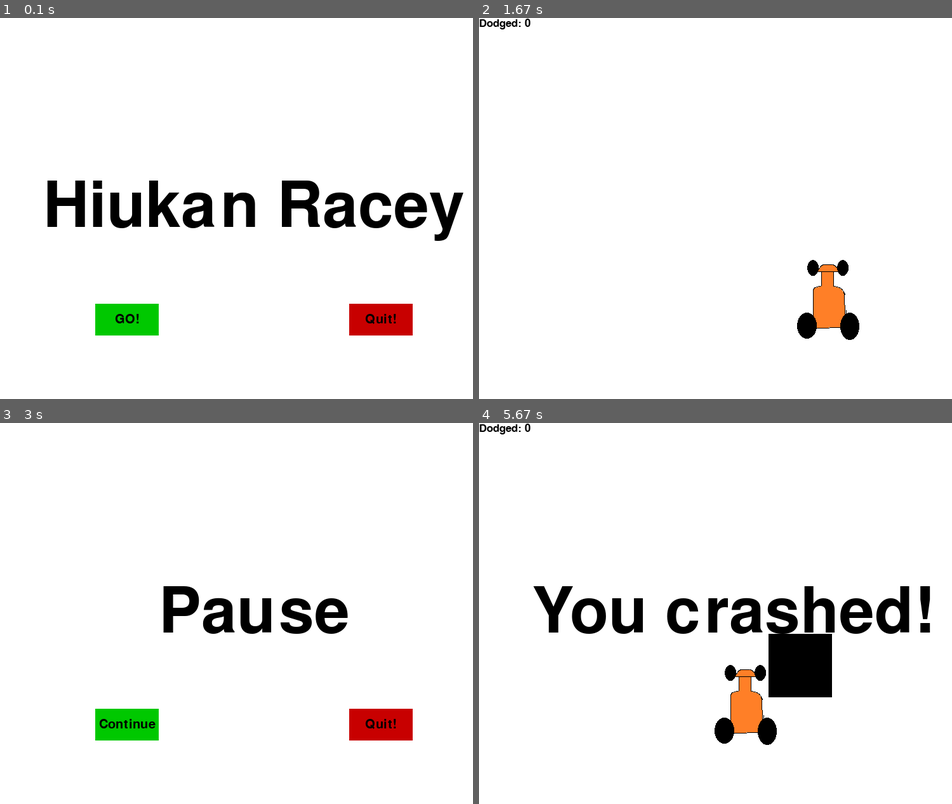
Above: before the commit, frames 1-4 (two rows, left to right).
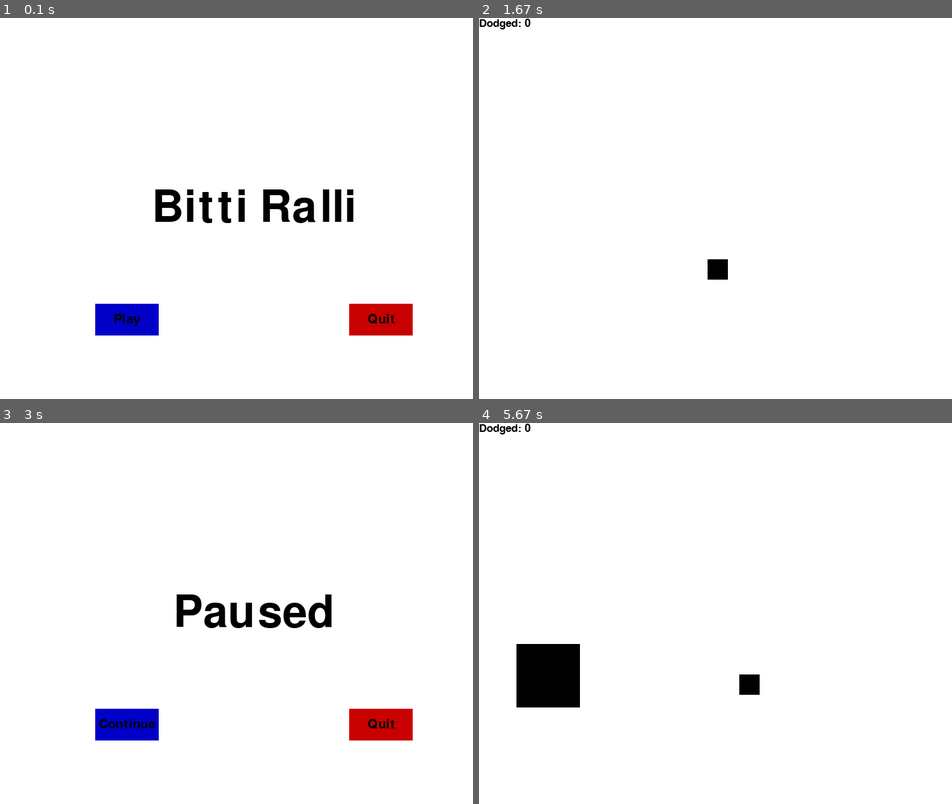
Above: after the commit, the same moments.

Repository: slipslop/GameProjects
Game: pygame game, started from PyGame.py
Same seed, same stepped clock (60 frames per second), same inputs: the game is played once before the commit and once after it.
Inputs (mouse positions are in pixels of both pictures, inside the frame that each line leads up to):
- Up to frame 1 (0.1 s): no input
- Up to frame 2 (1.67 s): press the mouse at (606, 318) at 0.37 s; move the mouse to (696, 307) at 0.47 s; release the mouse at (781, 292) at 0.6 s; hold Right 0.67-1.13 s; move the mouse to (578, 151) at 0.7 s; press the mouse at (606, 318) at 1.2 s; move the mouse to (611, 227) at 1.3 s; release the mouse at (611, 132) at 1.43 s; hold Up from 1.5 s (still down)
- Up to frame 3 (3 s): release Up at 1.8 s; hold Right 1.83-2.3 s; hold Left 2.33-2.87 s; tap P at 2.9 s
- Up to frame 4 (5.67 s): press the mouse at (606, 723) at 3.27 s; move the mouse to (620, 609) at 3.37 s; release the mouse at (635, 499) at 3.5 s; hold Down 3.57-3.87 s; hold Left 3.9-4.3 s; hold Up 4.33-4.7 s; hold Right 4.73-5.37 s; hold Down from 5.4 s (still down)

The runs differ from the first frame. In frame 1, 6.1% of the frame differs, in the area x 9-98%, y 42-84%; in frame 2, 1.7%; in frame 3, 3.4%; in frame 4, 10%, in the area x 7-96%, y 42-85%.

Commit message:
fixed bugs

Diff:
--- a/PyGame.py
+++ b/PyGame.py
@@ -9,64 +9,88 @@
 
 black = (0, 0, 0)
 white = (255, 255, 255)
-
-bright_red = (255, 0, 0)
-bright_green = (0, 255, 0)
-
-red = (200, 0, 0)
-green = (0, 200, 0)
-
-
-car_width = 90
+red = (255, 0, 0)
+dark_red = (200, 0, 0)
+blue = (0, 0, 255)
+dark_blue = (0, 0, 200)
+
+car_width = 64
+
+
+
+pause = False
+
 
 gameDisplay = pygame.display.set_mode((display_width, display_height))
-pygame.display.set_caption("Racing Game")
+pygame.display.set_caption("BittiRalli")
 clock = pygame.time.Clock()
-carImg = pygame.image.load("nimetön3.png")
-
-pause = False
-
-def things_dodged(count):
+
+carImg = pygame.image.load("racecar.png")
+pygame.display.set_icon(carImg)  # changes the icon top left
+
+def blocks_dodged(count):
     font = pygame.font.SysFont(None, 25)
     text = font.render("Dodged: " + str(count), True, black)
-    gameDisplay.blit(text, (0,0))
-
-
-def things(thingx, thingy, thingw, thingh, color):
-    pygame.draw.rect(gameDisplay, color, [thingx, thingy, thingw, thingh])
-
-
-
-def car(x,y):
-    gameDisplay.blit(carImg, (x, y))
+    gameDisplay.blit(text, (0, 0))
+
+
+def blocks(blockx, blocky, blockw, blockh, color):  # draw a block to dodge
+    pygame.draw.rect(gameDisplay, color, [blockx, blocky, blockw, blockh])
+
+
+
+def car(x,y):  # shows the car on screen
+    gameDisplay.blit(carImg,(x,y))  # draws to the background, what and where? carImg to x,y
+
+# upleft corner is 0,0. as you add to x you move to right. add To y you move down.
 
 def text_objects(text, font):
     textSurface = font.render(text, True, black)
     return textSurface, textSurface.get_rect()
 
 def message_display(text):
-    largeText = pygame.font.Font("freesansbold.ttf", 100)
-    TextSurf, TextRect = text_objects(text, largeText)
-    TextRect.center = ((display_width/2), (display_height/2))
-    gameDisplay.blit(TextSurf, TextRect)
-
+    largeText = pygame.font.Font("freesansbold.ttf", 70)
+    TextSurface, TextRectangle = text_objects(text, largeText)  # run text_objects function
+    TextRectangle.center = ((display_width / 2), (display_height/2))
+    gameDisplay.blit(TextSurface, TextRectangle)  # to draw to screen
     pygame.display.update()
 
     time.sleep(2)
-
-    game_loop()
+    game_loop()  # start game loop again
 
 def crash():
-    message_display("You crashed!")
-
-def button(msg, x,y,w,h,ic, ac, action=None):
+# crash function, when crashed, it displays a screen with two buttons play again and quit.
+
+    while True:
+        for event in pygame.event.get():
+            if event.type == pygame.QUIT:
+                pygame.quit()
+                quit()
+        gameDisplay.fill(white)
+        largeText = pygame.font.Font("freesansbold.ttf", 70)
+        TextSurface, TextRectangle = text_objects("You Crashed", largeText)  # run text_objects function
+        TextRectangle.center = ((display_width / 2), (display_height / 2))
+        gameDisplay.blit(TextSurface, TextRectangle)
+
+        button("Play again", 150, 450, 100, 50, dark_blue, blue, "play")
+        button("Quit", 550, 450, 100, 50, dark_red, red, "quit")
+
+
+
+        pygame.display.update()
+        clock.tick(15) # wait 15 secs
+
+def button(msg, x, y, w, h, ic, ac, action=None):
     mouse = pygame.mouse.get_pos()
+    print(mouse)  # debugging
+
     click = pygame.mouse.get_pressed()
 
 
-
-    if x + w > mouse[0] > x and y + h > mouse[1] > y:
+    # makes buttons more interactive
+    if x+w> mouse[0] > x and y+h > mouse[1] > y:
         pygame.draw.rect(gameDisplay, ac, (x, y, w, h))
+        # plays different action according to the button
         if click[0] == 1 and action != None:
             if action == "play":
                 game_loop()
@@ -79,39 +103,17 @@
         pygame.draw.rect(gameDisplay, ic, (x, y, w, h))
 
     smallText = pygame.font.Font("freesansbold.ttf", 20)
-    textSurf, textRect = text_objects(msg, smallText)
-    textRect.center = ((x + (w / 2)), (y + (h / 2)))
+    textSurf, textRect = text_objects(msg , smallText)  # smallText = font
+    textRect.center = ((x + (w / 2)), (y + (h / 2)))  # x + half of the width , y + half of the height
     gameDisplay.blit(textSurf, textRect)
 
-def game_intro():
-    intro = True
-
-    while intro:
-        for event in pygame.event.get():
-            if event.type == pygame.QUIT:
-                pygame.quit()
-                quit()
-
-        gameDisplay.fill(white)
-        largeText = pygame.font.Font("freesansbold.ttf", 100)
-        TextSurf, TextRect = text_objects("Hiukan Racey", largeText)
-        TextRect.center = ((display_width / 2), (display_height / 2))
-        gameDisplay.blit(TextSurf, TextRect)
-
-        button("GO!", 150, 450, 100, 50, green, bright_green, "play")
-        button("Quit!",550, 450, 100, 50, red, bright_red, "quit")
-
-
-
-
-
-        pygame.display.update()
-        clock.tick(15)
 def unpause():
     global pause
     pause = False
 
+
 def paused():
+
 
 
     while pause:
@@ -119,47 +121,73 @@
             if event.type == pygame.QUIT:
                 pygame.quit()
                 quit()
-
-        gameDisplay.fill(white)
-        largeText = pygame.font.Font("freesansbold.ttf", 100)
-        TextSurf, TextRect = text_objects("Pause", largeText)
-        TextRect.center = ((display_width / 2), (display_height / 2))
-        gameDisplay.blit(TextSurf, TextRect)
-
-        button("Continue", 150, 450, 100, 50, green, bright_green, "unpause")
-        button("Quit!",550, 450, 100, 50, red, bright_red, "quit")
-
-
-
-
-
-        pygame.display.update()
-        clock.tick(15)
-
+        gameDisplay.fill(white)
+        largeText = pygame.font.Font("freesansbold.ttf", 70)
+        TextSurface, TextRectangle = text_objects("Paused", largeText)  # run text_objects function
+        TextRectangle.center = ((display_width / 2), (display_height / 2))
+        gameDisplay.blit(TextSurface, TextRectangle)
+
+        button("Continue", 150, 450, 100, 50, dark_blue, blue, "unpause")
+        button("Quit", 550, 450, 100, 50, dark_red, red, "quit")
+
+
+
+
+
+
+        pygame.display.update()
+        clock.tick(15) # wait 15 secs
+
+
+# runs one time before game starts
+def game_intro():
+
+    intro = True
+
+    while intro:
+        for event in pygame.event.get():
+            if event.type == pygame.QUIT:
+                pygame.quit()
+                quit()
+        gameDisplay.fill(white)
+        largeText = pygame.font.Font("freesansbold.ttf", 70)
+        TextSurface, TextRectangle = text_objects("Bitti Ralli", largeText)  # run text_objects function
+        TextRectangle.center = ((display_width / 2), (display_height / 2))
+        gameDisplay.blit(TextSurface, TextRectangle)
+
+        button("Play", 150, 450, 100, 50, dark_blue, blue, "play")
+        button("Quit", 550, 450, 100, 50, dark_red, red, "quit")
+
+
+
+
+
+
+        pygame.display.update()
+        clock.tick(15) # wait 15 secs
 
 def game_loop():
     global pause
 
     x = (display_width * 0.45)
-
-
-    y = (display_height * 0.6)
+    y = (display_height * 0.7)
 
     dx = 0
-
-    thing_startx = random.randrange(0, display_width)
-    thing_starty = -600
-    thing_speed  = 4
-    thing_width = 100
-    thing_height = 100
+    dy = 0
+
+    block_startx = random.randrange(0, display_width)
+    block_starty = -600
+    block_speed = 4
+    block_width = 100
+    block_height = 100
     dodged = 0
 
-
-
     gameExit = False
 
+    # main game loop
     while not gameExit:
-        for event in pygame.event.get():
+
+        for event in pygame.event.get():  # event handler
             if event.type == pygame.QUIT:
                 pygame.quit()
                 quit()
@@ -167,8 +195,16 @@
             if event.type == pygame.KEYDOWN:
                 if event.key == pygame.K_LEFT:
                     dx -= 5
-                elif event.key == pygame.K_RIGHT:
+                    print("x is:" + str(x))  # debugging also
+                if event.key == pygame.K_RIGHT:
                     dx += 5
+                    print("x is:" + str(x))  # debugging also
+                if event.key == pygame.K_UP:
+                    dy -= 4
+                    print("y is: " + str(y))
+                if event.key == pygame.K_DOWN:
+                    dy += 4
+                    print("y is: " + str(y))
                 if event.key == pygame.K_p:
                     pause = True
                     paused()
@@ -176,52 +212,51 @@
             if event.type == pygame.KEYUP:
                 if event.key == pygame.K_LEFT or event.key == pygame.K_RIGHT:
                     dx = 0
-
-
-
+                if event.key == pygame.K_DOWN or event.key == pygame.K_UP:
+                    dy = 0
 
         x += dx
-
-        gameDisplay.fill(white)
-
-
-        things(thing_startx, thing_starty, thing_width, thing_height, black)
-
-
-
-
-        thing_starty += thing_speed
-        car(x, y)
-        things_dodged(dodged)
-
-        if x > ( display_width - car_width) or x < -10:
+        y += dy
+       # print(event) # <- debugging purposes
+        gameDisplay.fill(white)
+
+        # drawing
+        blocks(block_startx, block_starty, block_width, block_height, black)
+        block_starty += block_speed  # makes block move!
+        car(x,y)
+        blocks_dodged(dodged)
+
+        # collision detection car and side borders
+        if x > display_width - 55 or x < -10:
+            crash()  # run crash() function
+        # collision between car and bottom border and upper
+        if y > 444:
+            y = 444
+        if y < 28:
+            y = 28
+
+        # when block goes off the screen, print another at random x
+        if block_starty > display_height:
+            block_starty = 0 - block_height
+            block_startx = random.randrange(0, display_width)
+            dodged += 1
+            block_speed += 0.25
+            print(block_speed)
+            print("block's x is: " + str(block_startx))
+
+        # collision detection between block and car
+        if block_startx < x + car_width and block_startx + block_width > x:
             crash()
 
 
-        if thing_starty > display_height:
-            thing_starty = -400
-            thing_startx = random.randrange(0, display_width)
-            dodged += 1
-            thing_speed += 0.25
-            print(thing_speed)
-
-
-# detection between car and thing
-        if y < thing_starty+thing_height:
-            print("y-crossover")
-
-
-            if thing_startx<x+car_width and thing_startx+thing_width>x:
-                print("x crossover")
-                crash()
-
-
-        pygame.display.update()
-        clock.tick(60)
+
+
+        pygame.display.update()
+        clock.tick(60) # fps
+
+
+#uninitialize Pygame
 game_intro()
 game_loop()
 pygame.quit()
 quit()
-
-
-# kuva 100,160
